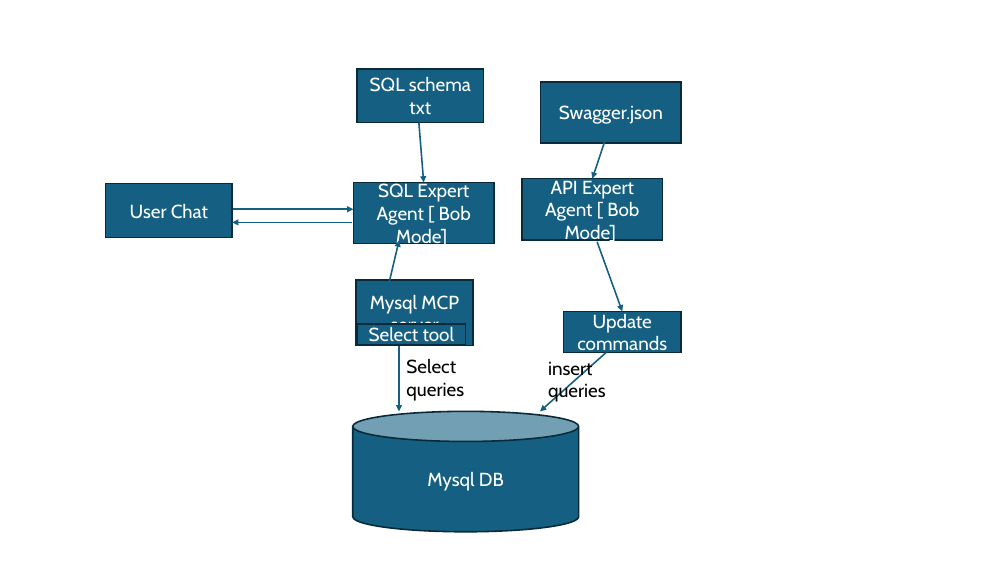
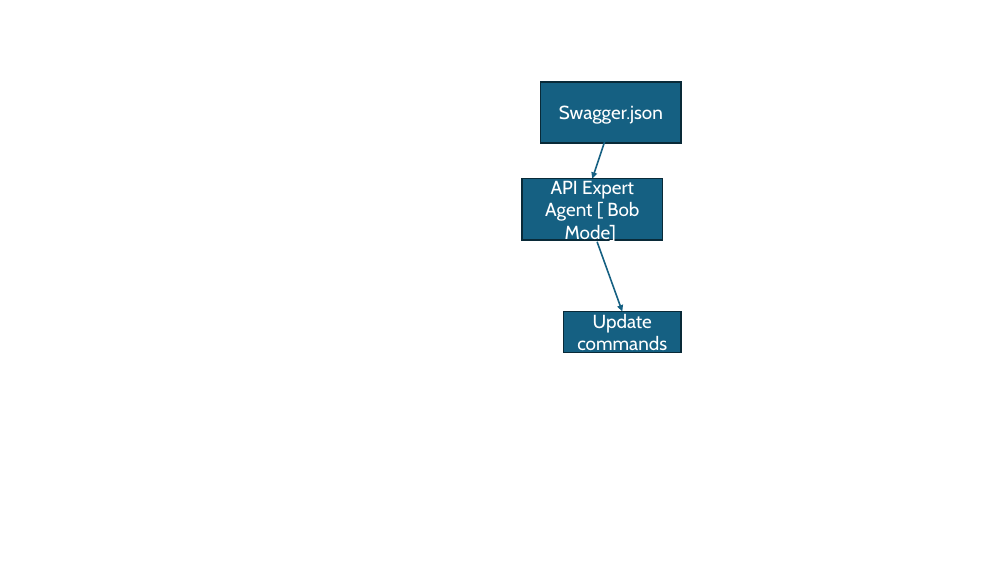
Before and after one commit to sri-chakravarthy/sevone-chat-app, a slide deck: slide 2 of Presentation1.pptx (slide 1 before the commit). Drawn at 1008x567 pixels with LibreOffice and Linux fonts; fonts in the diff are those of the drawing. Boxes give left, top, right and bottom in pixels: in the first picture for what was removed or moved away, otherwise in the second. Text is boxed around its words. In the diff, an @@ line names an element or a change of style, - is before the commit and + after.

Commit message:
Sevone config select chat updated

```diff
--- a/Presentation1.pptx
+++ b/Presentation1.pptx
@@ rectangle removed at (x1=357, y1=69, x2=483, y2=123) @@
-SQL schema txt
@@ arrow removed from (419, 123) to (423, 182) @@
@@ rectangle removed at (x1=106, y1=184, x2=232, y2=237) @@
-User Chat
@@ arrow removed from (233, 209) to (353, 209) @@
@@ rectangle removed at (x1=353, y1=182, x2=494, y2=243) @@
-SQL Expert Agent [ Bob Mode]
@@ arrow removed from (352, 222) to (232, 222) @@
@@ arrow removed from (389, 285) to (399, 240) @@
@@ rectangle removed at (x1=356, y1=281, x2=473, y2=346) @@
-Mysql MCP server
@@ rectangle removed at (x1=357, y1=324, x2=466, y2=345) @@
-Select tool
@@ arrow removed from (399, 346) to (399, 411) @@
@@ text removed at (x1=406, y1=359, x2=464, y2=401) @@
-Select queries
@@ arrow removed from (606, 352) to (540, 411) @@
@@ text removed at (x1=548, y1=361, x2=606, y2=403) @@
-insert queries
@@ cylinder removed at (x1=353, y1=411, x2=579, y2=532) @@
-Mysql DB
```
Also in this commit, not shown: 1 slide added, 25 other files.
